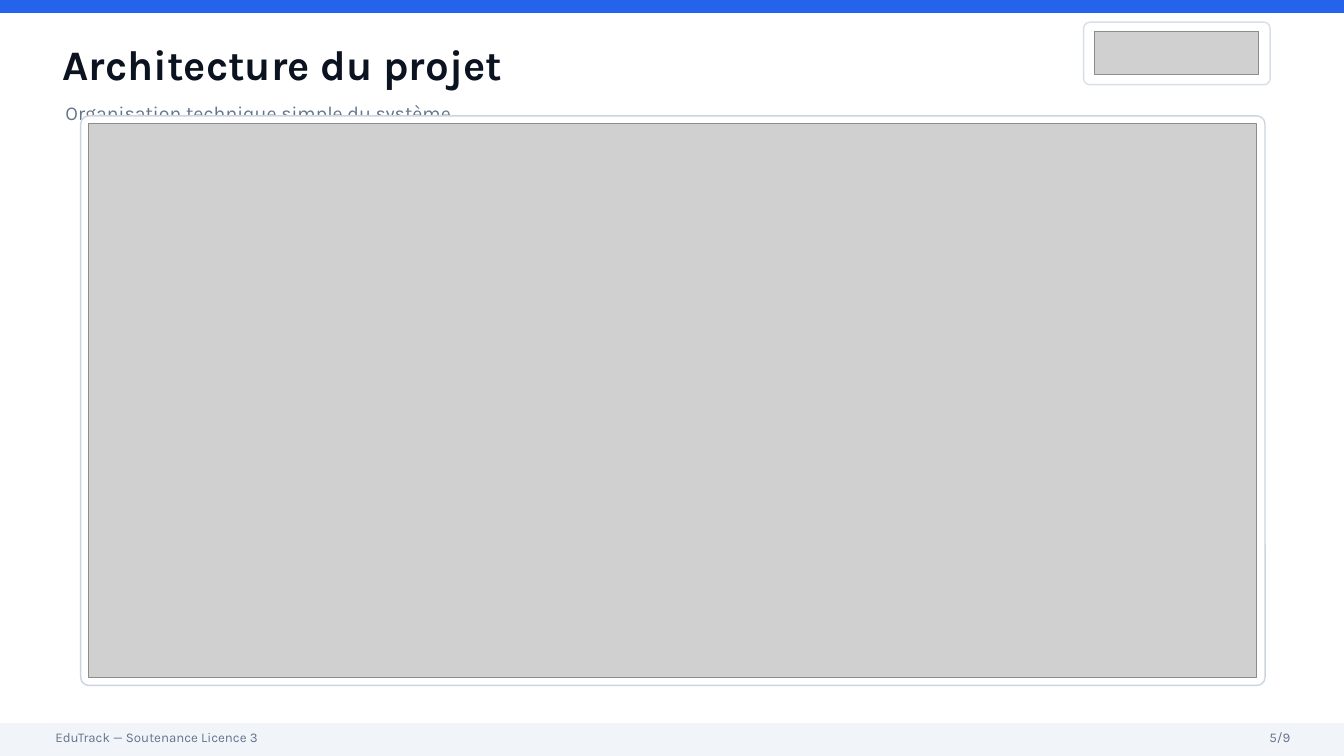
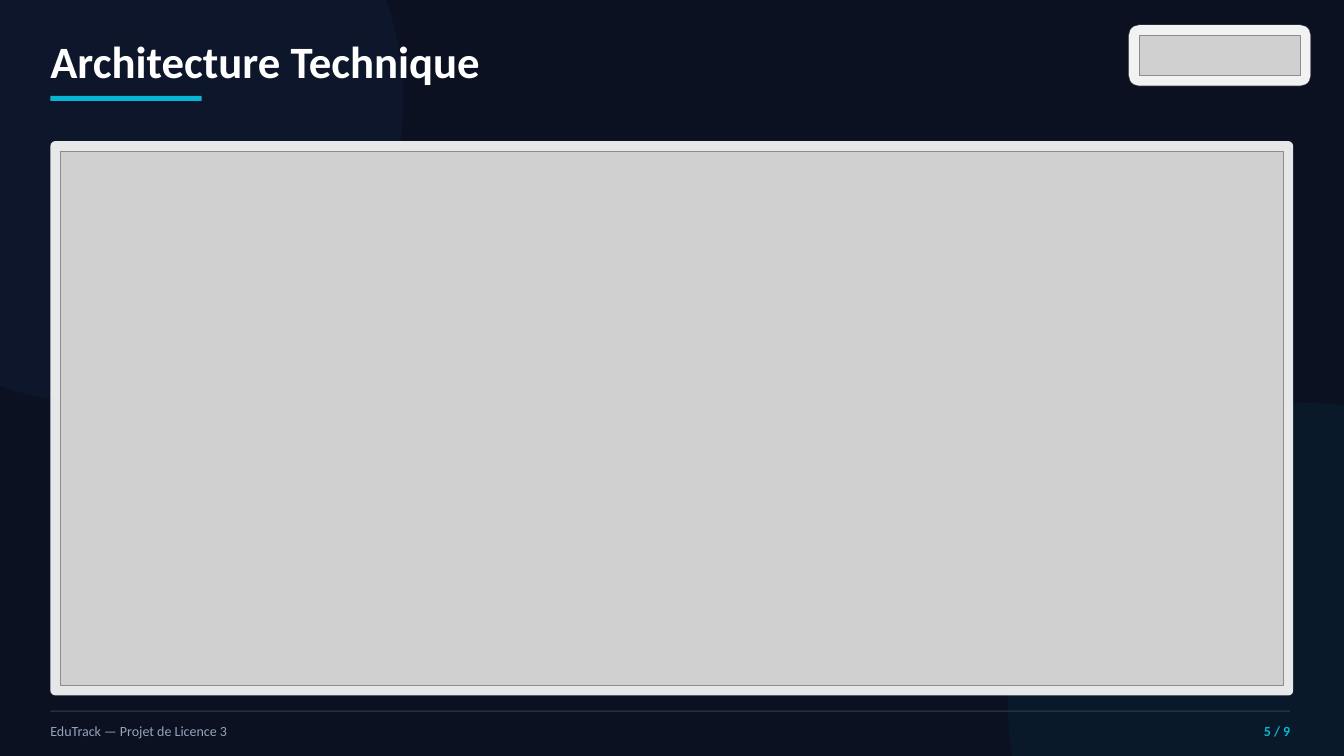
Before and after one commit to moussa7006/suivi-pedagogique-system, a slide deck: slide 6 of MEMOIRE/Presentation_EduTrack_soutenance2.pptx (slide 5 before the commit). Drawn at 1344x756 pixels with LibreOffice and Linux fonts; fonts in the diff are those of the drawing; grey boxes stand for pictures. Boxes give left, top, right and bottom in pixels: in the first picture for what was removed or moved away, otherwise in the second. Text is boxed around its words. In the diff, an @@ line names an element or a change of style, - is before the commit and + after.

```diff
--- a/MEMOIRE/Presentation_EduTrack_soutenance2.pptx
+++ b/MEMOIRE/Presentation_EduTrack_soutenance2.pptx
@@ background #FFFFFF to #0B1121 @@
@@ rectangle removed at [0, 0, 1344, 12] @@
@@ ellipse added at [0, 0, 403, 403], fill #3B82F6 at 5% opacity @@
@@ rounded rectangle: place and size @@
-rounded rectangle at [1084, 22, 1270, 85]
+rounded rectangle at [1129, 25, 1311, 86]
@@ rounded rectangle at [1129, 25, 1311, 86]: fill #FFFFFF at 92% opacity to #FFFFFF at 95% opacity; outline #CBD5E1 1 pt to #FFFFFF 1 pt; proportions changed @@
@@ text at [50, 46, 480, 85]: text changed; size 30 to 32 pt; font Karla to Calibri; text colour #0B1220 to #FFFFFF @@
-Architecture du projet
+Architecture Technique
@@ picture: place and size @@
-picture at [1095, 31, 1259, 75]
+picture at [1139, 35, 1301, 76]
@@ rectangle added at [50, 96, 202, 101], fill #06B6D4 @@
@@ text removed at [65, 105, 455, 127] @@
-Organisation technique simple du système.
@@ rounded rectangle: place and size @@
-rounded rectangle at [81, 116, 1265, 686]
+rounded rectangle at [50, 141, 1294, 696]
@@ rounded rectangle at [50, 141, 1294, 696]: fill #FFFFFF to #FFFFFF at 90% opacity; outline #CBD5E1 1 pt to none; proportions changed @@
@@ picture: place and size @@
-picture at [89, 124, 1257, 678]
+picture at [60, 151, 1284, 686]
@@ ellipse added at [1008, 403, 1344, 756], fill #06B6D4 at 5% opacity @@
@@ rectangle: place and size @@
-rectangle at [0, 724, 1344, 756]
+rectangle at [50, 711, 1291, 712]
@@ rectangle at [50, 711, 1291, 712]: fill #F1F5F9 to #334155; outline #F1F5F9 1 pt to none @@
@@ text at [50, 726, 227, 739]: text changed; size 9.5 to 10 pt; font Karla to Calibri; text colour #64748B to #94A3B8 @@
-EduTrack — Soutenance Licence 3
+EduTrack — Projet de Licence 3
@@ text at [1264, 727, 1290, 736]: text changed; size 9.5 to 10 pt; font Karla to Calibri; text colour #64748B to #06B6D4; bold on @@
-5/9
+5 / 9
```
Also in this commit, not shown: 3 other slides changed, 7 slides added, 6 slides removed, 2 other files.
